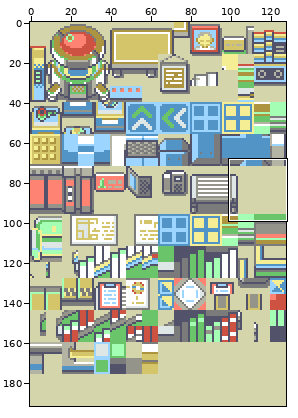
Edited in one commit: sprite sheet (data/tilesets/secondary/silphlab/tiles.png). Above: a wide view before the commit, with the close-up outlined.
Close-up. Before the edit:
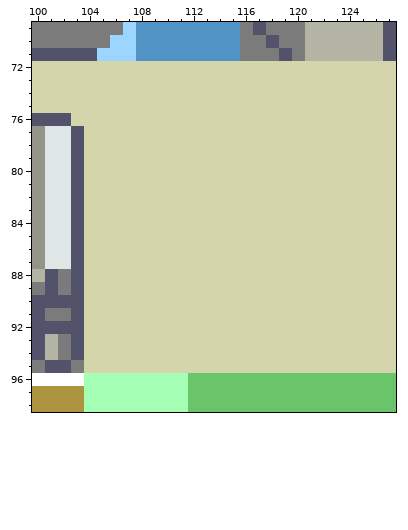
The file is 128x192 pixels. Shown: x 100..127, y 69..98.
After:
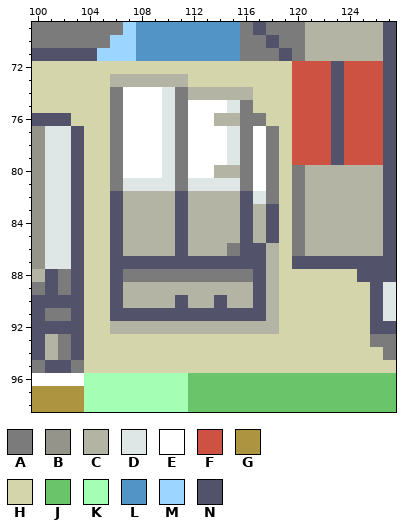
Palette (. is transparent): A #7b7b7b  B #94948b  C #b4b4a4  D #dee6e6  E #ffffff  F #cd5241  G #ac9441  H #d5d5ac  J #6ac56a  K #a4ffb4  L #5294c5  M #9cd5ff  N #52526a
The exact change:
The edit turns colour H into colour A in row 74 at x 106 and 111; in row 75 at x 106, 111 and 116; in row 76 at x 106, 111 and 116 to 117; in rows 77 to 79 at x 106, 111, 116 and 118; in rows 80 to 81 at x 106, 111, 116, 118 and 120; in row 82 at x 118 and 120.
The edit turns colour H into colour A in rows 83 to 85 at x 120; in row 86 at x 115 and 120; in row 88 at x 107 to 116; in row 93 at x 126 to 127; in row 94 at x 127.
The edit turns colour H into colour C in row 73 at x 106 to 111; in row 74 at x 112 to 116; in row 76 at x 114 to 115; in row 80 at x 114 to 115 and 121 to 126; in row 81 at x 121 to 126; in row 82 at x 107 to 110, 112 to 115 and 121 to 126.
The edit turns colour H into colour C in rows 83 to 85 at x 107 to 110, 112 to 115, 117 and 121 to 126; in row 86 at x 107 to 110, 112 to 114, 118 and 121 to 126; in rows 87 to 88 at x 118; in row 89 at x 107 to 116 and 118; in row 90 at x 107 to 110, 112 to 113, 115 to 116 and 118; in row 91 at x 118.
The edit turns colour H into colour C in row 92 at x 106 to 118.
The edit turns colour H into colour D in row 74 at x 110; in row 75 at x 110 and 115; in row 76 at x 110; in rows 77 to 79 at x 110 and 115; in row 80 at x 110; in row 81 at x 107 to 110 and 112 to 115.
The edit turns colour H into colour D in row 82 at x 117; in rows 89 to 91 at x 127.
The edit turns colour H into colour E in row 74 at x 107 to 109; in row 75 at x 107 to 109 and 112 to 114; in row 76 at x 107 to 109 and 112 to 113; in rows 77 to 79 at x 107 to 109, 112 to 114 and 117; in row 80 at x 107 to 109, 112 to 113 and 117; in row 81 at x 117.
The edit turns colour H into colour F in rows 72 to 79 at x 120 to 122 and 124 to 126.
The edit turns colour H into colour N in rows 72 to 79 at x 123 and 127; in rows 80 to 81 at x 127; in row 82 at x 106, 111, 116 and 127; in rows 83 to 85 at x 106, 111, 116, 118 and 127; in row 86 at x 106, 111, 116 to 117 and 127; in row 87 at x 106 to 117 and 120 to 127.
The edit turns colour H into colour N in row 88 at x 106, 117 and 125 to 127; in row 89 at x 106, 117 and 126; in row 90 at x 106, 111, 114, 117 and 126; in row 91 at x 106 to 117 and 126; in row 92 at x 126 to 127.
